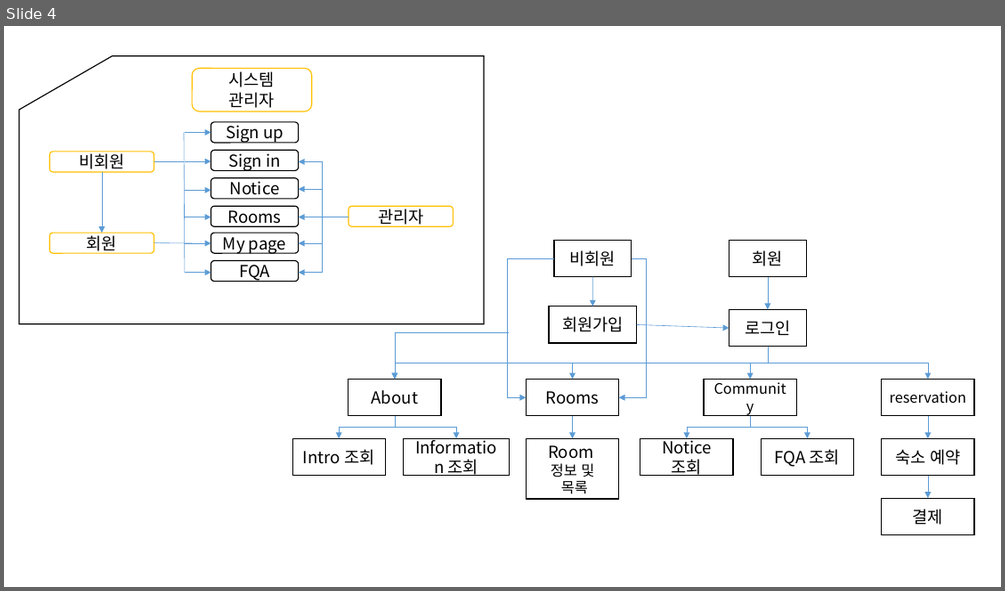
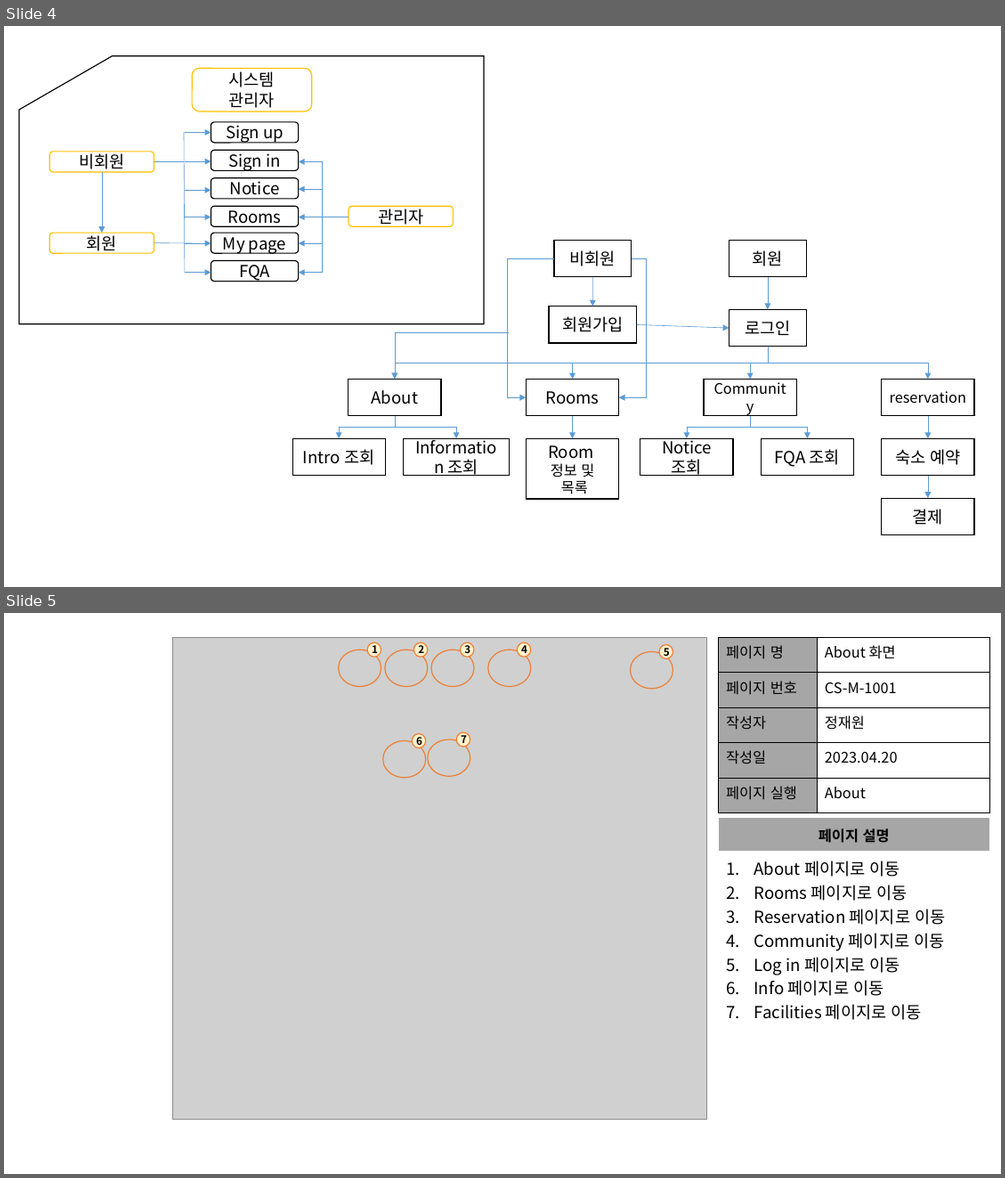
Before and after one commit to JeongJason/Camping-Story, a slide deck: 프레젠테이션1.pptx. Shown one above the other, each under a label of ours: slide 4 before the commit, slides 4 and 5 after it. The pictures are 1005x591 and 1005x1178 pixels, drawn with LibreOffice and Linux fonts; fonts in the diff are those of the drawing; grey boxes stand for pictures. Boxes give left, top, right and bottom in pixels: in the first picture for what was removed or moved away, otherwise in the second. Text is boxed around its words. In the diff, an @@ line names an element or a change of style, - is before the commit and + after.

Commit message:
update ppt

```diff
--- a/프레젠테이션1.pptx
+++ b/프레젠테이션1.pptx
@@ slide 5 added at [4,613,1001,1174], background #FFFFFF @@
@@ table added at [719,638,990,812], 5 rows, 2 columns @@
+페이지 명 | About 화면
+페이지 번호 | CS-M-1001
+작성자 | 정재원
+작성일 | 2023.04.20
+페이지 실행 | About
@@ group added at [172,638,706,1119]: 14 ellipses, 1 picture @@
+5
+1
+3
+2
+4
+6
+7
@@ table added at [719,818,989,1078], 2 rows, 1 columns @@
+페이지 설명
+About 페이지로 이동 / Rooms 페이지로 이동 / Reservation 페이지로 이동 / Community 페이지로 이동 / Log in 페이지로 이동 / Info 페이지로 이동 / Facilities 페이지로 이동
```
Also in this commit, not shown: 1 other slide added, 1 slide removed.
